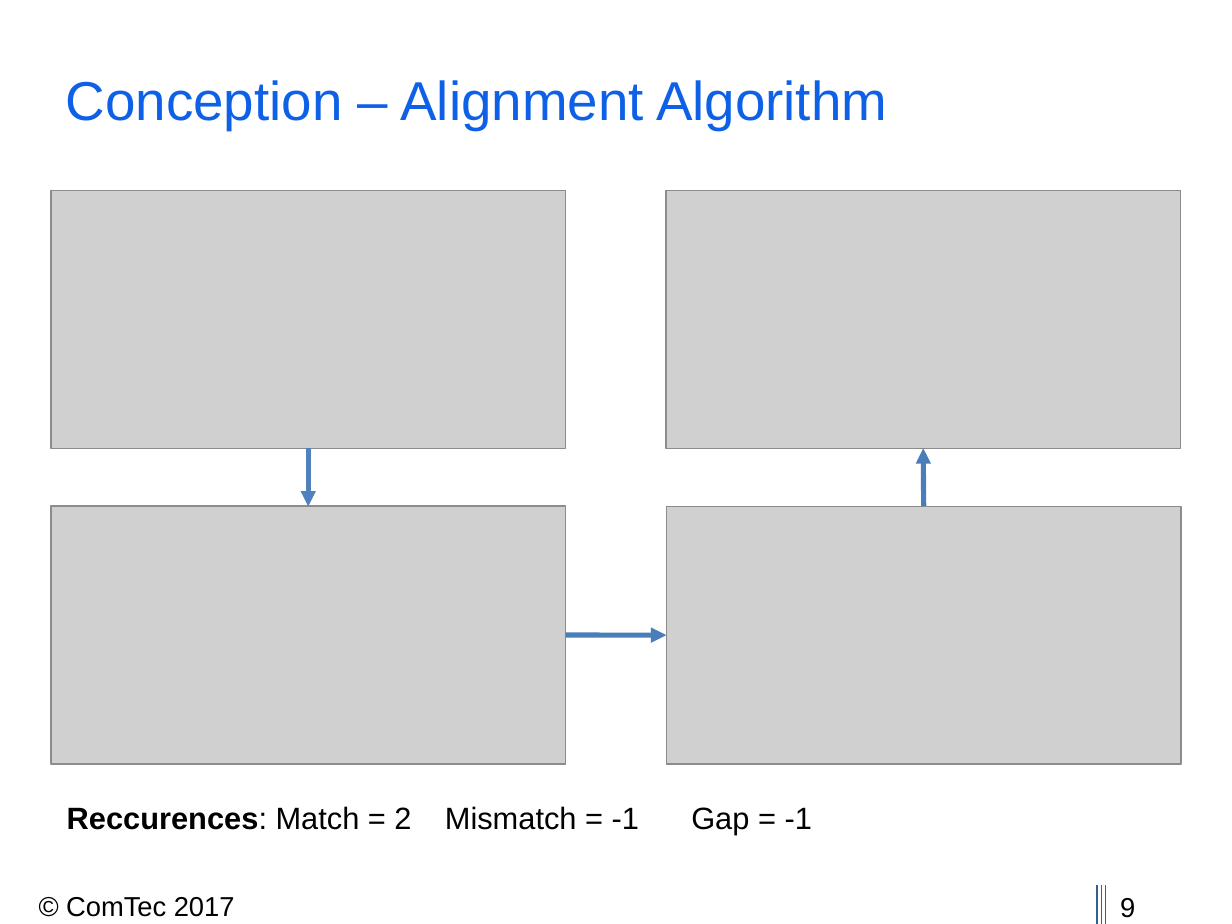
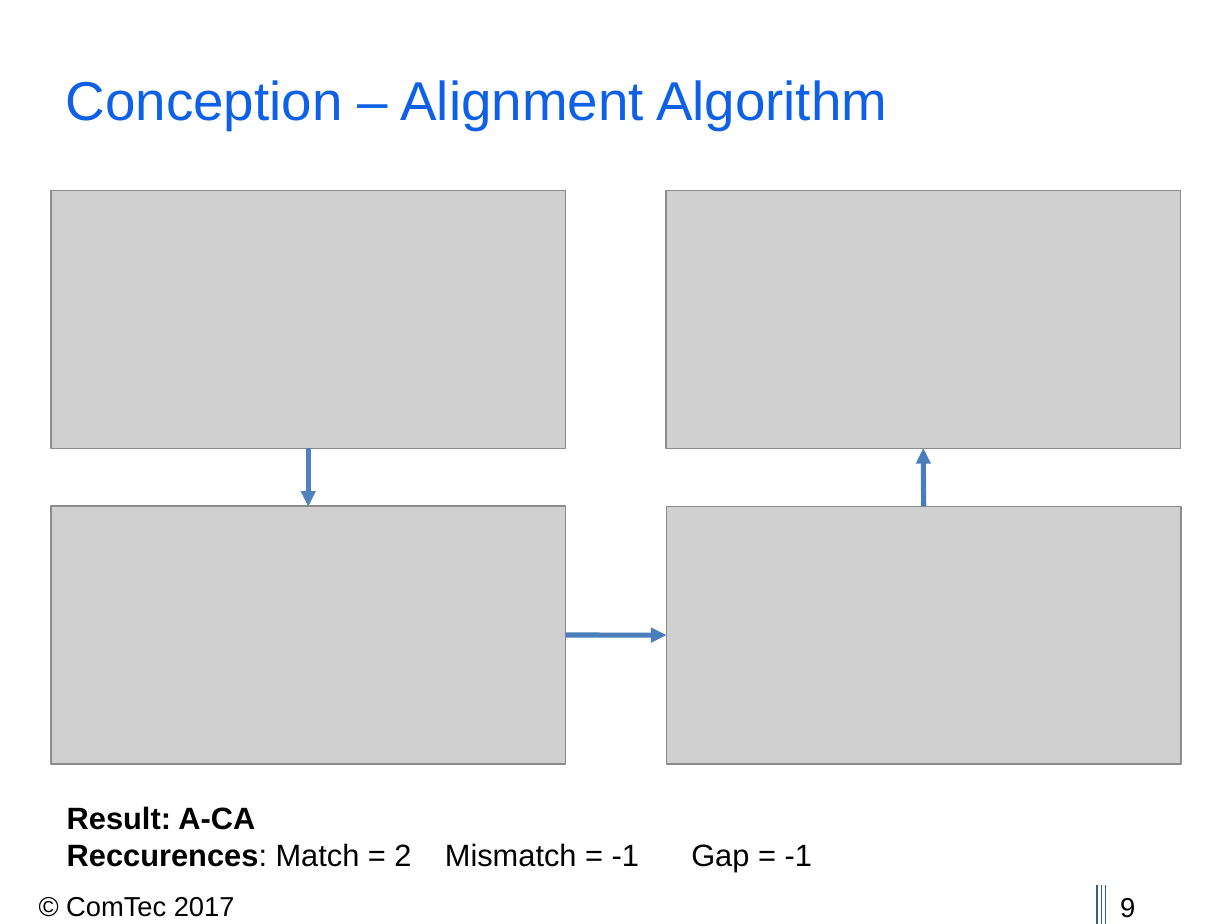
Before and after one commit to thedrayman/ct2-alignment, a slide deck: slide 9 of Presentation/CT2_2017_Alignment.pptx. Drawn at 1232x924 pixels with LibreOffice and Linux fonts; fonts in the diff are those of the drawing; grey boxes stand for pictures; background and template pictures are left out. Boxes give left, top, right and bottom in pixels: in the first picture for what was removed or moved away, otherwise in the second. Text is boxed around its words. In the diff, an @@ line names an element or a change of style, - is before the commit and + after.

```diff
--- a/Presentation/CT2_2017_Alignment.pptx
+++ b/Presentation/CT2_2017_Alignment.pptx
@@ text at <box>67,806,255,830</box>: paragraph added @@
+Result: A-CA
```
Also in this commit, not shown: 2 other slides changed, 1 other file.
